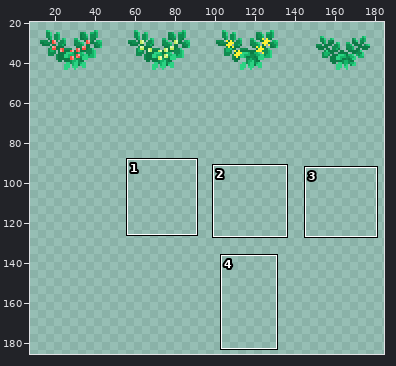
A pixel-art file gets an edit: stwart_growthsprites.aseprite. The first picture is a wide view before the edit; the outline marks the close-up.
Close-up. Before the edit:
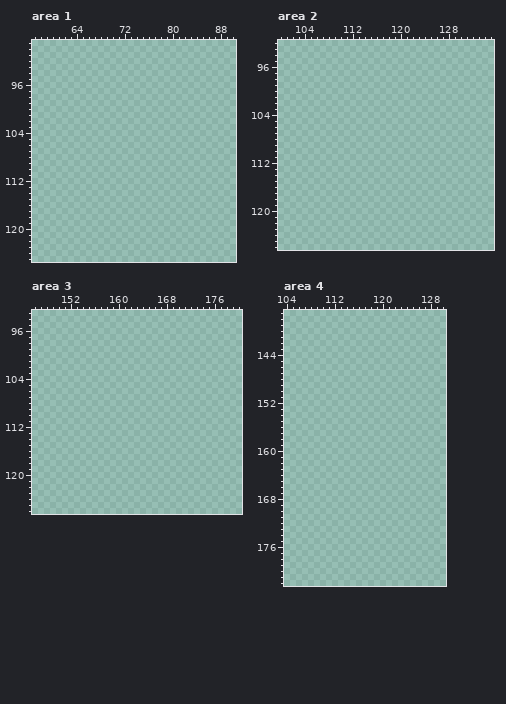
192x192 pixels, 1 frame. Shown: area 1: x 57..90, y 89..125; area 2: x 100..135, y 92..126; area 3: x 146..180, y 93..126; area 4: x 104..130, y 137..182. The wide view leaves out empty margins. The commit also changed other parts of the picture, which this record leaves out.
New version:
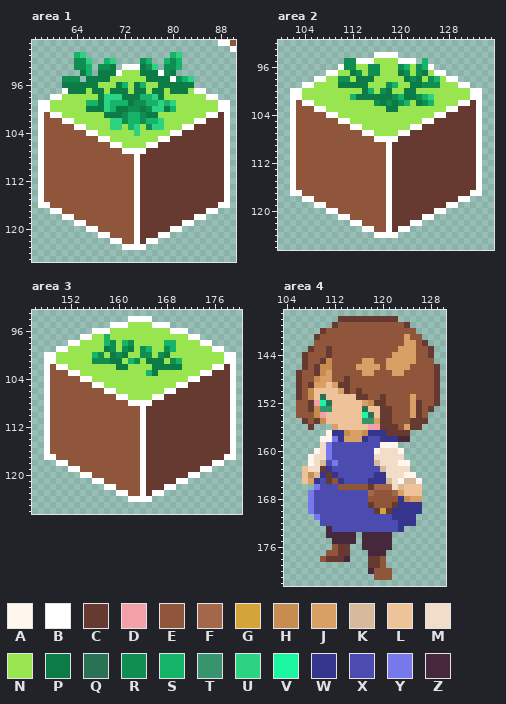
Palette (. is transparent): A #fff6ed  B #ffffff  C #663931  D #f2a1a9  E #8f563b  F #a3674b  G #d3a43a  H #c68c50  J #d9a066  K #d7ba9c  L #eec39a  M #f2ddc8  N #99e550  P #0c7b46  Q #297255  R #108d51  S #15b468  T #37946e  U #2bd383  V #1df6a0  W #35358d  X #4c4cb0  Y #7878ed  Z #45283c
Edits made:
layer "Layer 1" now shown
Changed rows in their new state; - is an unchanged pixel.
Area 1, layers "Layer 3", "Layer 2", "Layer 1":
first column x 58:
 89 ------------------------------BBE
 90 --------------------------------B
 91 ------SU--------------SU---------
 92 ------RRU--SU----RS--SRS---------
 93 ------RRS-RRP-BBBPRU-RRS---------
 94 -------PS-PPPBNNNPPPBRP----------
 95 ----RRR-PPPPNNNNNNPPPPBRSU-------
 96 ----PPPPPPNNNPSNPSNNPPPPPP-------
 97 ----BPPPNPPNPPPNPPNPPNPPPNBB-----
 98 --BBNNNNNNPUUUPPPSSUPNNNNNNNBB---
 99 BBNNNNNNSSPUSSSPRRSSUSUNNNNNNNBB-
100 BBNNNNNNPPPUSPPRRPRUUPSNNNNNNNBB-
101 BEBBNNNNNNNPPPRSSRPPNNNNNNNNBBCB-
102 BEEEBBNNNNNNUURSSRSSUNNNNNBBCCCB-
103 BEEEEEBBNNNNUUNSUNRUUNNNBBCCCCCB-
104 BEEEEEEEBBNNNNNNUNNNNNBBCCCCCCCB-
105 BEEEEEEEEEBBNNNNNNNNBBCCCCCCCCCB-
106 BEEEEEEEEEEEBBNNNNBBCCCCCCCCCCCB-
107 BEEEEEEEEEEEEEBBBBCCCCCCCCCCCCCB-
108 BEEEEEEEEEEEEEEEBCCCCCCCCCCCCCCB-
109 BEEEEEEEEEEEEEEEBCCCCCCCCCCCCCCB-
110 BEEEEEEEEEEEEEEEBCCCCCCCCCCCCCCB-
111 BEEEEEEEEEEEEEEEBCCCCCCCCCCCCCCB-
112 BEEEEEEEEEEEEEEEBCCCCCCCCCCCCCCB-
113 BEEEEEEEEEEEEEEEBCCCCCCCCCCCCCCB-
114 BEEEEEEEEEEEEEEEBCCCCCCCCCCCCCCB-
115 BEEEEEEEEEEEEEEEBCCCCCCCCCCCCCCB-
116 BBEEEEEEEEEEEEEEBCCCCCCCCCCCCCBB-
117 --BBEEEEEEEEEEEEBCCCCCCCCCCCBB---
118 ----BBEEEEEEEEEEBCCCCCCCCCBB-----
119 ------BBEEEEEEEEBCCCCCCCBB-------
120 --------BBEEEEEEBCCCCCBB---------
121 ----------BBEEEEBCCCBB-----------
122 ------------BBEEBCBB-------------
123 --------------BBBB---------------
Area 2, layers "Layer 2", "Layer 1":
first column x 102:
 94 --------------BBBB--------------
 95 ---------RRBBBNNNNBBB-S---------
 96 --------BRRNNRRNNNRSNRSB--------
 97 ------BBNNPRNRRNNNPRNRPNBB------
 98 ----BBNNRRNPPPNNNNNPRPNRSNBB----
 99 --BBNNNNPPPPPNNNRSNNPPRRRNNNBB--
100 BBNNNNNNNNNNPSNRPNNPPNNNNNNNNNBB
101 BBNNNNNNNNSPPPPPPRSPPRSUNNNNNNBB
102 BEBBNNNNNNNNNNRPRPRSNPRSNNNNBBCB
103 BEEEBBNNNNNNNNNNPPNNNNNNNNBBCCCB
104 BEEEEEBBNNNNNNNNNNNNNNNNBBCCCCCB
105 BEEEEEEEBBNNNNNNNNNNNNBBCCCCCCCB
106 BEEEEEEEEEBBNNNNNNNNBBCCCCCCCCCB
107 BEEEEEEEEEEEBBNNNNBBCCCCCCCCCCCB
108 BEEEEEEEEEEEEEBBBBCCCCCCCCCCCCCB
109 BEEEEEEEEEEEEEEEBCCCCCCCCCCCCCCB
110 BEEEEEEEEEEEEEEEBCCCCCCCCCCCCCCB
111 BEEEEEEEEEEEEEEEBCCCCCCCCCCCCCCB
112 BEEEEEEEEEEEEEEEBCCCCCCCCCCCCCCB
113 BEEEEEEEEEEEEEEEBCCCCCCCCCCCCCCB
114 BEEEEEEEEEEEEEEEBCCCCCCCCCCCCCCB
115 BEEEEEEEEEEEEEEEBCCCCCCCCCCCCCCB
116 BEEEEEEEEEEEEEEEBCCCCCCCCCCCCCCB
117 BBEEEEEEEEEEEEEEBCCCCCCCCCCCCCBB
118 --BBEEEEEEEEEEEEBCCCCCCCCCCCBB--
119 ----BBEEEEEEEEEEBCCCCCCCCCBB----
120 ------BBEEEEEEEEBCCCCCCCBB------
121 --------BBEEEEEEBCCCCCBB--------
122 ----------BBEEEEBCCCBB----------
123 ------------BBEEBCBB------------
124 --------------BBBB--------------
Area 3, layers "Layer 2", "Layer 1":
first column x 148:
 94 --------------BBBB--------------
 95 -----------BBBNNNNBBB-----------
 96 --------BBBNNNNNNNNNNBBB--------
 97 ------BBNNSNNNNNNNNNNNNNBB------
 98 ----BBNNNNSRNSRNNNNNSSNNNNBB----
 99 --BBNNNNNNPRNRPNRSNNRSNNNNNNBB--
100 BBNNNNNNSRNPRPNNRRNRPNNNNNNNNNBB
101 BBNNNNNNRRRPPNSRNPPPNRSNNNNNNNBB
102 BEBBNNNNNNNNPPNNNNPPPPPNNNNNBBCB
103 BEEEBBNNNNNNNNNNNSPNNNNNNNBBCCCB
104 BEEEEEBBNNNNNNNNNNNNNNNNBBCCCCCB
105 BEEEEEEEBBNNNNNNNNNNNNBBCCCCCCCB
106 BEEEEEEEEEBBNNNNNNNNBBCCCCCCCCCB
107 BEEEEEEEEEEEBBNNNNBBCCCCCCCCCCCB
108 BEEEEEEEEEEEEEBBBBCCCCCCCCCCCCCB
109 BEEEEEEEEEEEEEEEBCCCCCCCCCCCCCCB
110 BEEEEEEEEEEEEEEEBCCCCCCCCCCCCCCB
111 BEEEEEEEEEEEEEEEBCCCCCCCCCCCCCCB
112 BEEEEEEEEEEEEEEEBCCCCCCCCCCCCCCB
113 BEEEEEEEEEEEEEEEBCCCCCCCCCCCCCCB
114 BEEEEEEEEEEEEEEEBCCCCCCCCCCCCCCB
115 BEEEEEEEEEEEEEEEBCCCCCCCCCCCCCCB
116 BEEEEEEEEEEEEEEEBCCCCCCCCCCCCCCB
117 BBEEEEEEEEEEEEEEBCCCCCCCCCCCCCBB
118 --BBEEEEEEEEEEEEBCCCCCCCCCCCBB--
119 ----BBEEEEEEEEEEBCCCCCCCCCBB----
120 ------BBEEEEEEEEBCCCCCCCBB------
121 --------BBEEEEEEBCCCCCBB--------
122 ----------BBEEEEBCCCBB----------
123 ------------BBEEBCBB------------
124 --------------BBBB--------------
Area 4, layer "Layer 1":
first column x 106:
138 -------CCCCCCCCCC-------
139 ------CEEEEEEEEEEEC-----
140 ----CEEEEEEEEEEEEEEE----
141 ---CEEEEEEEEEEEEEEJEE---
142 ---EEEEEEEEEEEEEEEJJEC--
143 --CEECEEEEEEEEEEEJJJEEC-
144 -CEEECEEEEEEEEEEJJJJEEC-
145 -CEECHEEEEEJJEEJJJJJEEE-
146 -CECHHEEEEJJJJEJJJJEEEEC
147 CEECHJEEEEEJJEEEJJEEEEEC
148 CEEHJJEECEEEEEEEEEEEEEEC
149 CECJJLJCCEEEEEEEEEEEEEEC
150 CEHLLLLJCECEEEEEEEEEEEEC
151 CEHLQLLLLLCCEECEEEEJEEEC
152 EECDVQLLLLLJHCCEEEEJCEEC
153 EECHTTLLLLLQLLCCEEEJCEC-
154 EEEHDLLLLLLVQLCCEEEJCE--
155 -CECHLLLLLLTTJCCEEECCC--
156 --C---JLLLLLDDCCCEJCC---
157 -----AWWHJJHWWWCCCC-----
158 ----AAYWJJJWXXWWWZZ-----
159 ----MYXXXXXXXXAAA-------
160 ---AMYXXXXXXXAMMMA------
161 --AMMYXXXXXXXMMMMM------
162 --AMKXYXXXXXXKMMMAA-----
163 -LMMCWXXXXXXXXKMMMM-----
164 -LHKWCWXXXXXXWWMMMAA----
165 -LJWXCEWXXXXWWWKMAKKA---
166 ---YXXXEEEEECFFFMKLLL---
167 --YXXXXXXXXXFEEEFJLLL---
168 --YXXXXXXXXXEEEEEWHJJ---
169 --YXXXXXXXXXCEEECWWWW---
170 --YXXXXXXXXXXCGCWWWWW---
171 ---YXXXXXXXXXXXXWWWW----
172 ----XXXXXXXXXXXXXWWW----
173 -----ZXXXXXXXXXXXW------
174 -----ZZZZZ-ZZZZZ--------
175 ------ZZZZ-ZZZZZ--------
176 ------ECC--ZZZZZ--------
177 -----EECC---ZZZ---------
178 ----ECCCZ---CCE---------
179 ------------CCE---------
180 ------------ZEEE--------
181 -------------EEE--------
Changed places in both close-ups, as pixel boxes (x1, y1, x2, y2):
added: (218, 40, 236, 52)
added: (38, 52, 230, 250)
added: (290, 52, 482, 238)
added: (44, 316, 236, 502)
added: (296, 316, 440, 580)
